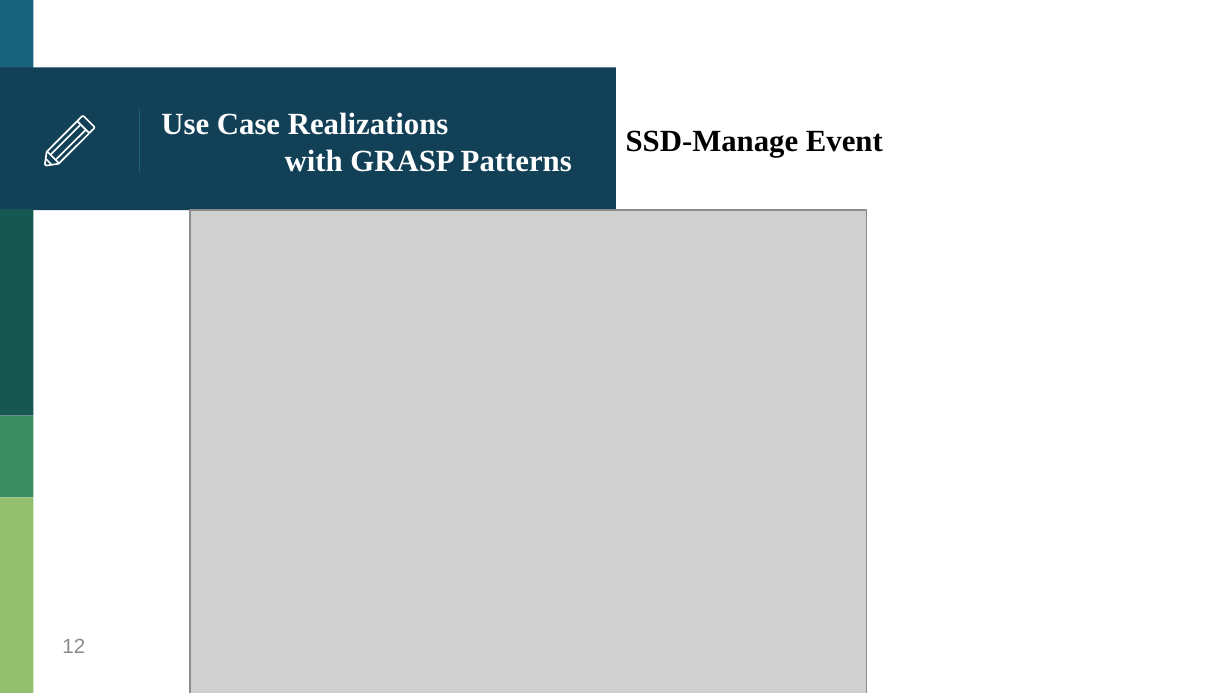
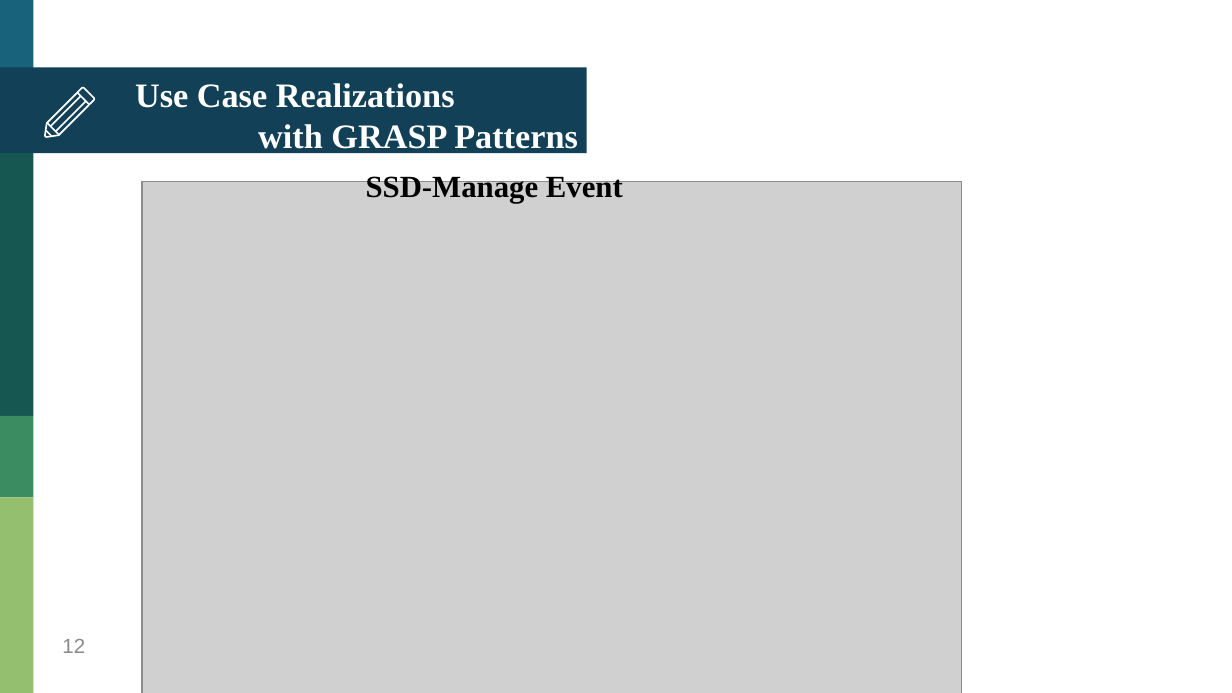
Before and after one commit to HankTwZhong/OOAD, a slide deck: slide 12 of OOAD_Midterm.pptx. Drawn at 1232x693 pixels with LibreOffice and Linux fonts; fonts in the diff are those of the drawing; grey boxes stand for pictures. Boxes give left, top, right and bottom in pixels: in the first picture for what was removed or moved away, otherwise in the second. Text is boxed around its words. In the diff, an @@ line names an element or a change of style, - is before the commit and + after.

Commit message:
modify ppt and move chartInformation test

```diff
--- a/OOAD_Midterm.pptx
+++ b/OOAD_Midterm.pptx
@@ rectangle: place and size @@
-rectangle at (0, 68, 616, 211)
+rectangle at (0, 68, 586, 153)
@@ title "Use Case Realizations with GRASP ...": place and size @@
-title "Use Case Realizations with GRASP ..." at (161, 112, 572, 172)
+title "Use Case Realizations with GRASP ..." at (135, 83, 578, 155)
@@ title "Use Case Realizations with GRASP ..." at (135, 83, 578, 155): size 18 to 20 pt @@
@@ line removed from (139, 110) to (139, 172) @@
@@ text "SSD-Manage Event": place and size @@
-text "SSD-Manage Event" at (626, 130, 883, 157)
+text "SSD-Manage Event" at (366, 173, 623, 203)
@@ group added at (44, 87, 95, 137): 6 freeform shapes @@
@@ rectangle: place and size @@
-rectangle at (0, 209, 33, 416)
+rectangle at (0, 153, 33, 415)
@@ group removed at (44, 116, 95, 166): 6 freeform shapes @@
@@ picture: place and size @@
-picture at (190, 211, 866, 693)
+picture at (142, 181, 961, 693)
```
Also in this commit, not shown: 23 other slides changed, 2 slides added, 2 slides removed, 14 other files.
